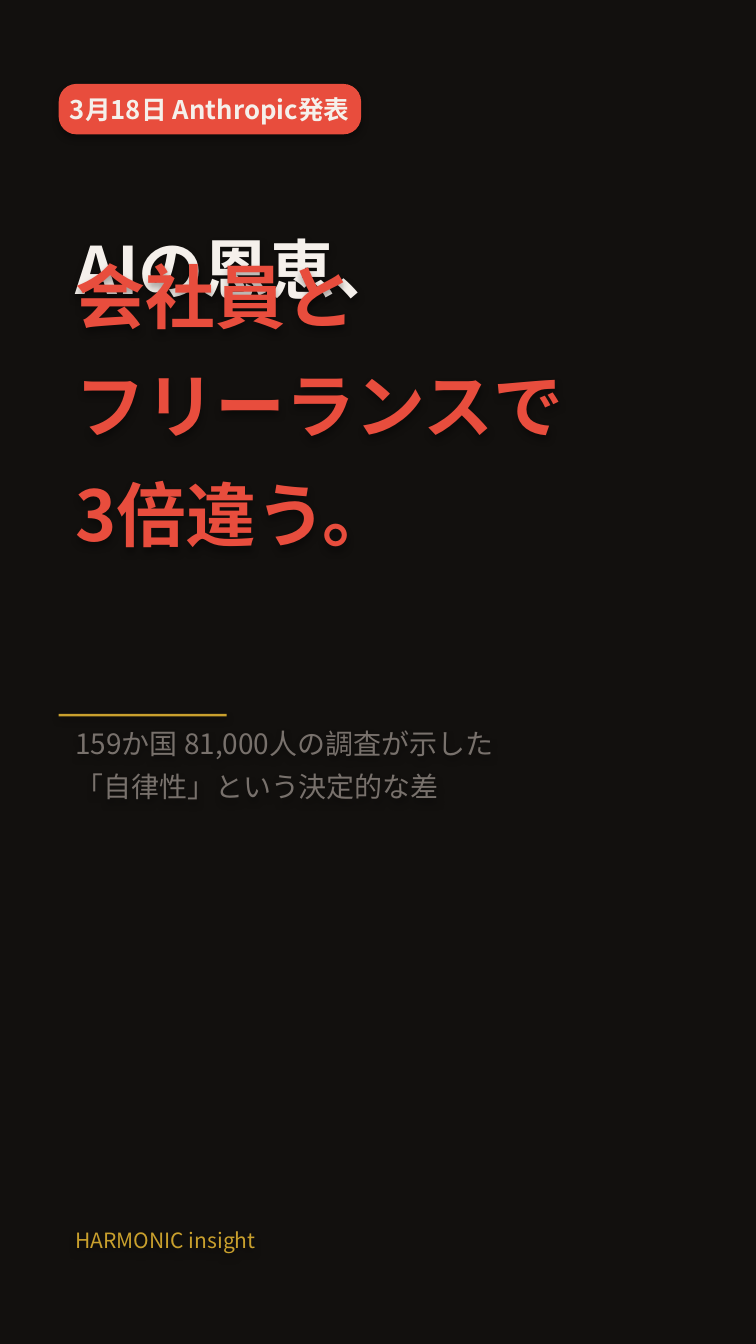
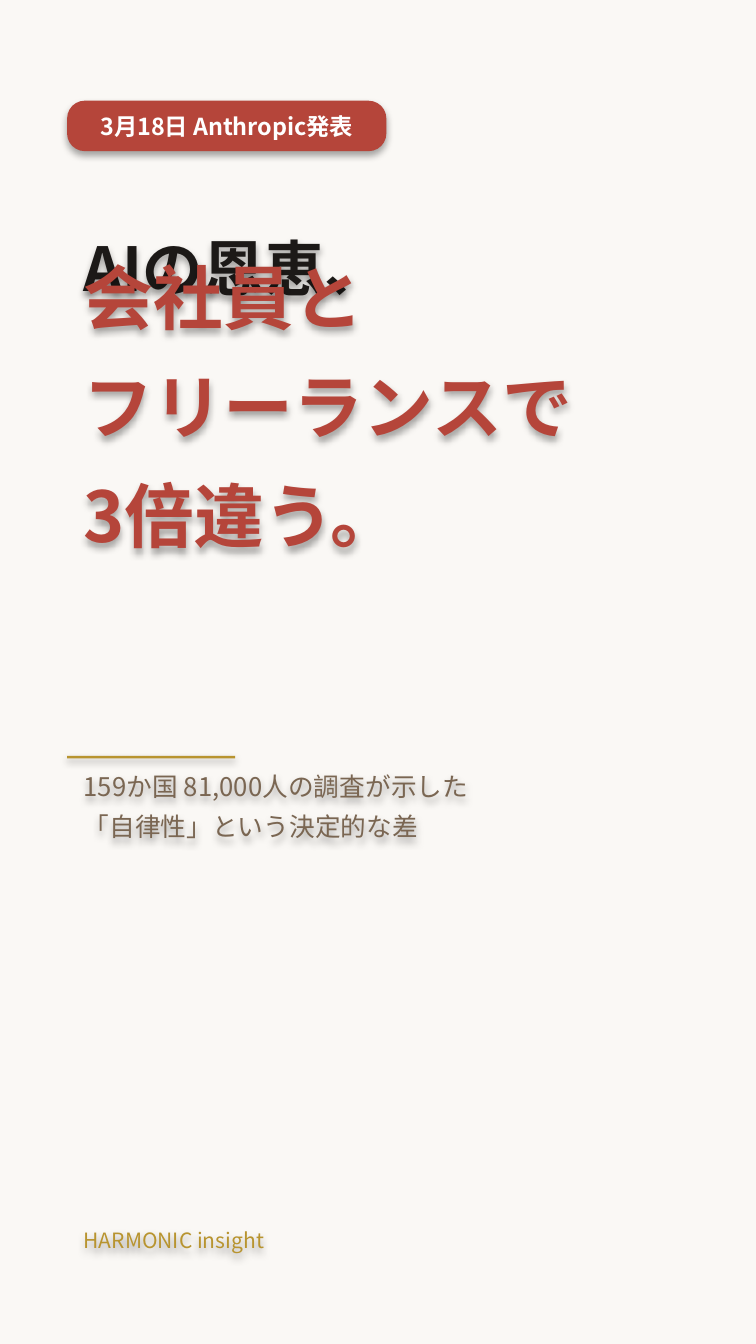
Before and after one commit to HarmonicInsight/harmonic-marketing, a slide deck: slide 1 of content/youtube/shorts/SHORT_NEWS_02_anthropic_autonomy.pptx. Drawn at 756x1344 pixels with LibreOffice and Linux fonts; fonts in the diff are those of the drawing. Boxes give left, top, right and bottom in pixels: in the first picture for what was removed or moved away, otherwise in the second. Text is boxed around its words. In the diff, an @@ line names an element or a change of style, - is before the commit and + after.

```diff
--- a/content/youtube/shorts/SHORT_NEWS_02_anthropic_autonomy.pptx
+++ b/content/youtube/shorts/SHORT_NEWS_02_anthropic_autonomy.pptx
@@ background #12100E to #FAF8F5 @@
@@ rounded rectangle "3月18日 Anthropic発表": place and size @@
-rounded rectangle "3月18日 Anthropic発表" at (59,84,361,134)
+rounded rectangle "3月18日 Anthropic発表" at (67,101,386,151)
@@ rounded rectangle "3月18日 Anthropic発表" at (67,101,386,151): size 11 to 10 pt, text colour #F5F0EB to #FFFFFF; fill #E84D3D to #B5453A @@
@@ text "AIの恩恵、": place and size @@
-text "AIの恩恵、" at (75,238,399,310)
+text "AIの恩恵、" at (84,229,386,307)
@@ text "AIの恩恵、" at (84,229,386,307): size 28 to 26 pt, text colour #F5F0EB to #1C1917 @@
@@ text "会社員と": place and size @@
-text "会社員と" at (75,252,563,548)
+text "会社員と" at (84,253,572,554)
@@ text "会社員と" at (84,253,572,554): text colour #E84D3D to #B5453A @@
@@ text "159か国 81,000人の調査が示した": place and size @@
-text "159か国 81,000人の調査が示した" at (75,730,493,800)
+text "159か国 81,000人の調査が示した" at (84,774,468,838)
@@ text "159か国 81,000人の調査が示した" at (84,774,468,838): size 12 to 11 pt, text colour #78716C to #7A6652 @@
@@ rectangle: place and size @@
-rectangle at (59,714,227,716)
+rectangle at (67,756,235,758)
@@ rectangle at (67,756,235,758): fill #C9A02D to #B8942F @@
@@ text "HARMONIC insight": place and size @@
-text "HARMONIC insight" at (75,1231,256,1253)
+text "HARMONIC insight" at (84,1231,264,1253)
@@ text "HARMONIC insight" at (84,1231,264,1253): text colour #C9A02D to #B8942F @@
```
Also in this commit, not shown: 4 other slides changed, 3 other files.
